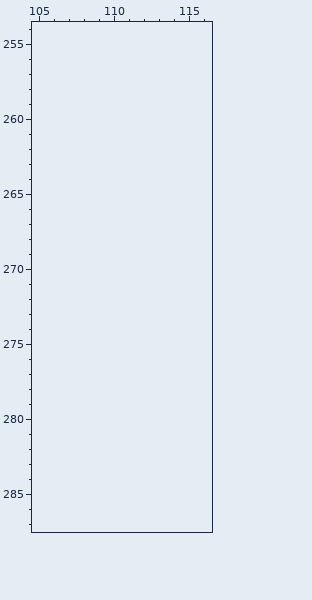
Two versions of one pixel-art file, IdleCollector/Content/Textures/sprites.aseprite. The picture above was drawn from the file before the commit.
288x224 pixels, 1 frame. Colours within 5 levels of each other are drawn and written as one. Shown: x 105..116, y 254..287. The old version is drawn lined up with the new one, on the new canvas. The commit also changed other parts of the picture, which this record leaves out.
After:
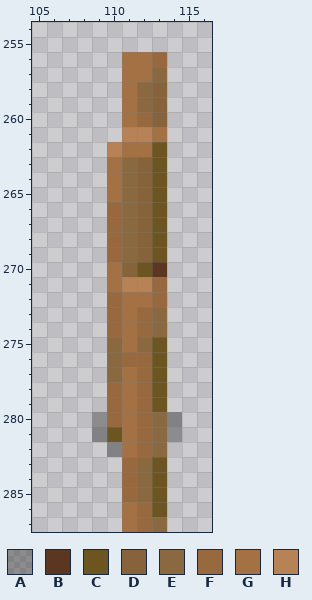
Palette (. is transparent): A #00000051  B #5b3721  C #6d5522  D #86633a  E #8a6840  F #98683f  G #a47145  H #b68256
The edit:
canvas 288x224 -> 288x288
y 256: x 111..113 ... -> GGF
y 257: x 111..113 ... -> GGE
y 258..259: x 111..113 ... -> GED
y 260: x 111..113 ... -> GFD
y 261: x 111..113 ... -> HHG
y 262: x 110..113 .... -> HGGC
y 263..265: x 110..113 .... -> GEDC
y 266..269: x 110..113 .... -> FEDC
y 270: x 110..113 .... -> GDCB
y 271: x 110..113 .... -> GHHF
y 272: x 110..113 .... -> FGGF
y 273..274: x 110..113 .... -> FGFE
y 275: x 110..113 .... -> EGEC
y 276: x 110..113 .... -> EFFC
y 277: x 110..113 .... -> EGFC
y 278..279: x 110..113 .... -> FGFC
y 280: x 109..114 ...... -> AFGFEA
y 281: x 109..114 ...... -> ACGFEA
y 282: x 110..113 .... -> AGFE
y 283..285: x 111..113 ... -> FEC
y 286: x 111..113 ... -> GFC
y 287: x 111..113 ... -> GFE
Pixel boxes of the changes (left, top, right, bottom) in both pictures:
added: (92, 52, 182, 532)
